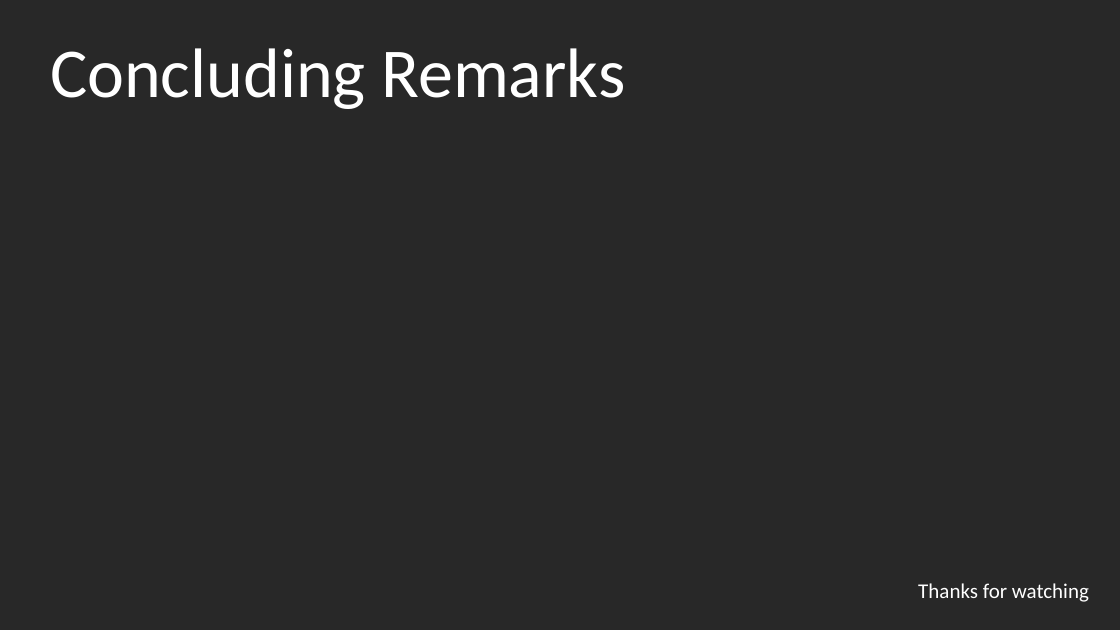
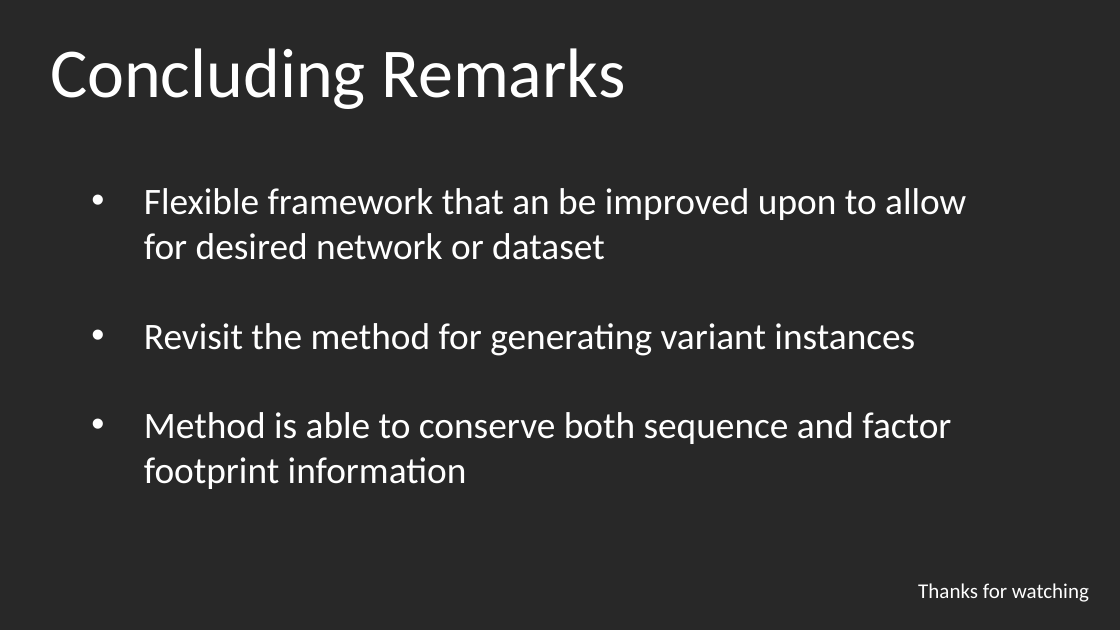
Before and after one commit to dennyshin/project_circuitSNP, a slide deck: slide 24 of Thesis/4.pptx (slide 25 before the commit). Drawn at 1120x630 pixels with LibreOffice and Linux fonts; fonts in the diff are those of the drawing. Boxes give left, top, right and bottom in pixels: in the first picture for what was removed or moved away, otherwise in the second. Text is boxed around its words. In the diff, an @@ line names an element or a change of style, - is before the commit and + after.

```diff
--- a/Thesis/4.pptx
+++ b/Thesis/4.pptx
@@ text added at bbox=[144, 188, 966, 489], 32 pt, text #FFFFFF @@
+• Flexible framework that an be improved upon to allow for desired network or dataset
+• Revisit the method for generating variant instances
+• Method is able to conserve both sequence and factor footprint information
```
Also in this commit, not shown: 17 other slides changed, 1 slide added, 2 slides removed, 5 other files.
